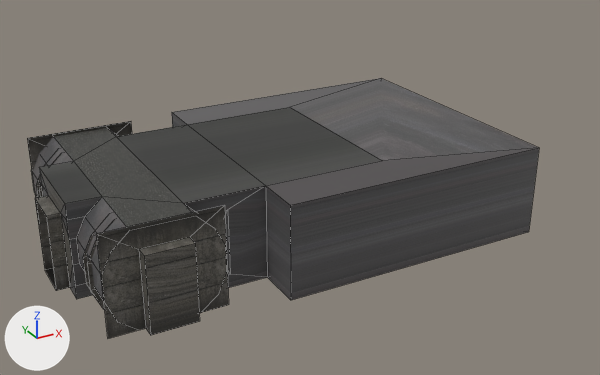
Before and after pictures for a commit that changed the Blender file rooms/Models/HCon096Chamber.blend.
Rendered twice from a camera (50 mm lens) standing at (-6.24, -19.28, 11.55) and looking at (5.52, 2.11, 0.86). Lighting does not change. The marker at lower left points along +X, +Y and +Z. The first picture is the older version. Mesh edges are drawn as thin lines.

Objects in the first picture: 'pillars-col', 'room-col'.
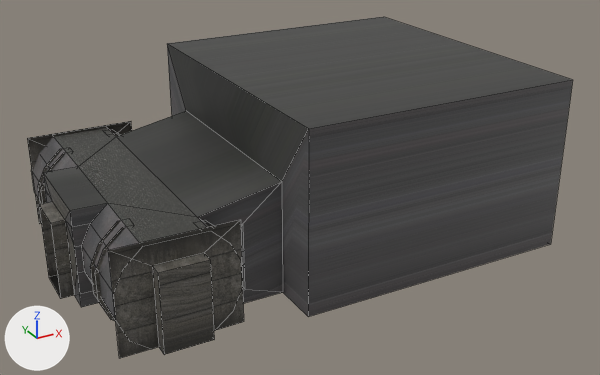
The change, as a diff of the scene's bpy script:
```diff
--- a/rooms/Models/HCon096Chamber.blend.py
+++ b/rooms/Models/HCon096Chamber.blend.py
@@ me_cube_001 @@
 # used by ob_pillars_col; location = (0.0, 0.0, 0.0)
-me_cube_001.from_pydata(...)  # 96 vertices, 60 faces; spans x -1.84..1.84, y -0.31..6.91, z -1.06..1.97
+me_cube_001.from_pydata(...)  # 96 vertices, 60 faces; spans x -1.84..1.84, y -1.33..7.09, z -0.99..2.04
+# me_cube_001 part 1: the loose piece of 24 vertices spanning x -1.84..-0.69, y 0.39..0.81, z -1.06..1.97 is moved by (0.0, -0.71, 0.07)
+# other edits to the shape of me_cube_001 do not show in these pictures
 me_cube_001.materials.append(mat_concrete)
@@ me_cube_003 @@
 # used by ob_room_col; location = (0.0, 0.0, 0.0)
-me_cube_003.from_pydata(...)  # 118 vertices, 101 faces; spans x -2.33..12.41, y -1.19..7.81, z -0.95..2.15
+me_cube_003.from_pydata(...)  # 116 vertices, 99 faces; spans x -2.33..12.41, y -2.19..7.81, z -0.95..4.55
+# me_cube_003 part 2
+# 2 vertices are removed from x 7.41, y 0.31..6.31, z 2.05
+# 4 faces are deleted
+# 37 vertices in x -1.75..12.41, y -1.19..0.31, z -0.95..2.15 move by (0.0, -1.0, 0.0)
+# 32 vertices in x -2.33..-0.9, y 1.81..4.81, z -0.95..2.05 move by (0.0, -0.5, 0.0)
+# 8 vertices move from x 3.41..12.41, y -1.19..7.81, z -0.95..2.05 to x 3.41..12.41, y -2.19..7.81, z -0.95..4.55
+# 2 new faces join them, mat_metalgrit (picture img_metal3_jpg)
 me_cube_003.materials.append(mat_concrete)
```

Location of each change, [x1, y1, x2, y2] in pixels of the pictures (600 x 375 px; the box of a moved part takes in the faces that stretch with it):
'room-col', reshaped (7% wider, 31% taller): before [27, 78, 539, 339]; after [27, 17, 573, 358]
'pillars-col', reshaped (9% wider, 9% taller): before [36, 133, 196, 310]; after [38, 129, 213, 322]
part 1 of me_cube_001, moved or reshaped: before [83, 216, 115, 310]; after [90, 221, 126, 322]
part 2 of me_cube_003, moved or reshaped: before [33, 78, 539, 339]; after [33, 17, 573, 358]
